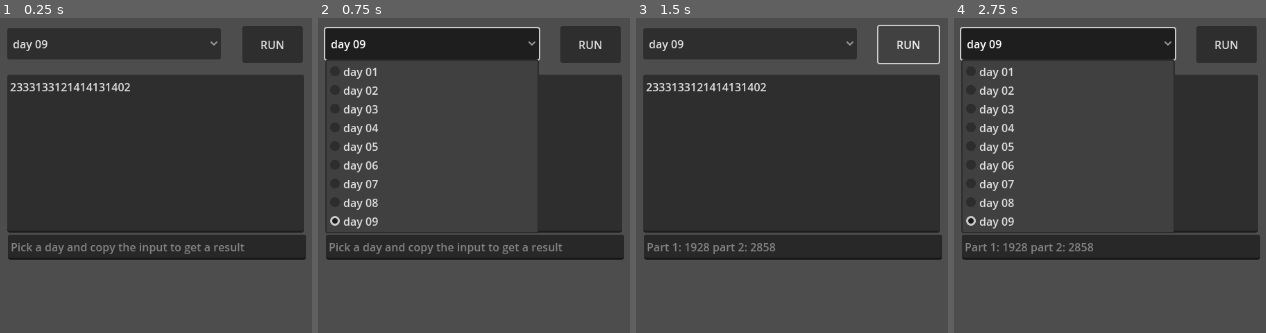
Above: before the commit, frames 1-4 (left to right).
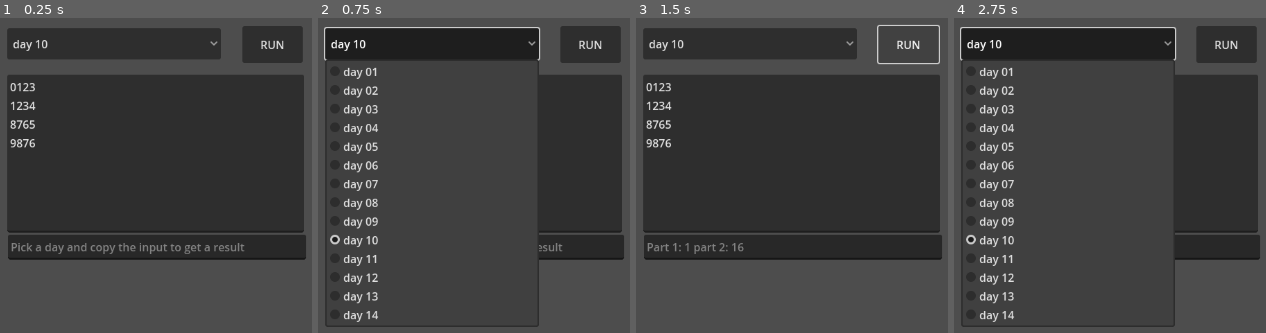
Above: after the commit, the same moments.

Repository: jacopofar/advent2024-godot
Game: Godot game, scene res://day_selector.tscn
Same seed, same stepped clock (60 frames per second), same inputs: the game is played once before the commit and once after it.
Inputs:
- Up to frame 1 (0.25 s): no input
- Up to frame 2 (0.75 s): click "day 09" (after the commit: "day 10") at 0.5 s
- Up to frame 3 (1.5 s): click "RUN" at 1.25 s
- Up to frame 4 (2.75 s): click "day 09" (after the commit: "day 10") at 2 s

The runs differ from the first frame. In frame 1, 1.0% of the frame differs, in the area x 3-42%, y 6-42%; in frame 2, 2.7%, in the area x 2-71%, y 6-99%; in frame 3, 1.3%; in frame 4, 2.5%.

Commit message:
Add day 10

Diff:
--- /dev/null
+++ b/day10.tscn
@@ -0,0 +1,6 @@
+[gd_scene load_steps=2 format=3 uid="uid://dx54f0ya8k8e5"]
+
+[ext_resource type="Script" uid="uid://4gww3c7kxi0v" path="res://day_10.gd" id="1_r5og3"]
+
+[node name="Day10" type="Node2D"]
+script = ExtResource("1_r5og3")
--- /dev/null
+++ b/day_10.gd
@@ -0,0 +1,50 @@
+extends Node2D
+
+func find_trail_ends(start: Vector2i, heights: Dictionary[Vector2i, int]) -> Dictionary[Vector2i, int]:
+	var current_height = heights[start]
+	var ret: Dictionary[Vector2i, int] = {}
+	for dir in [Vector2i(1, 0), Vector2i(-1, 0), Vector2i(0, 1), Vector2i(0, -1)]:
+		var next_one = start + dir
+		if not heights.has(next_one):
+			continue
+		if current_height == 8 and heights[next_one] == 9:
+			ret[next_one] = 1
+			continue
+		if heights[next_one] == current_height + 1:
+			for e in find_trail_ends(next_one, heights):
+				ret[e] = 1
+	return ret
+
+func count_trail_paths(start: Vector2i, heights: Dictionary[Vector2i, int]) -> int:
+	var current_height = heights[start]
+	var ret: int = 0
+	for dir in [Vector2i(1, 0), Vector2i(-1, 0), Vector2i(0, 1), Vector2i(0, -1)]:
+		var next_one = start + dir
+		if not heights.has(next_one):
+			continue
+		if current_height == 8 and heights[next_one] == 9:
+			ret += 1
+			continue
+		if heights[next_one] == current_height + 1:
+			ret += count_trail_paths(next_one, heights)
+	return ret
+
+
+func solve(input: String) -> void:
+	var rows = input.split("\n", false)
+	var heights: Dictionary[Vector2i, int] = {}
+	for ri in range(len(rows)):
+		for ci in range(len(rows[0])):
+			heights[Vector2i(ri, ci)] = int(rows[ri][ci])
+	var tot1 = 0
+	var tot2 = 0
+	for p in heights.keys():
+		if heights[p] != 0:
+			continue
+		print("found starting point ", p)
+		var ends = find_trail_ends(p, heights)
+		tot1 += ends.size()
+		print("trail count: ", count_trail_paths(p, heights))
+		tot2 += count_trail_paths(p, heights)
+
+	get_parent().set_solution("Part 1: {0} part 2: {1}".format([tot1, tot2]))
--- a/day_selector.tscn
+++ b/day_selector.tscn
@@ -10,7 +10,10 @@
 offset_top = 89.0
 offset_right = 512.0
 offset_bottom = 317.0
-text = "2333133121414131402"
+text = "0123
+1234
+8765
+9876"
 placeholder_text = "got a problem?"
 
 [node name="DaySelector" type="OptionButton" parent="."]
@@ -18,8 +21,8 @@
 offset_top = 22.0
 offset_right = 392.0
 offset_bottom = 67.0
-selected = 8
-item_count = 9
+selected = 9
+item_count = 14
 popup/item_0/text = "day 01"
 popup/item_0/id = 0
 popup/item_1/text = "day 02"
@@ -38,6 +41,16 @@
 popup/item_7/id = 7
 popup/item_8/text = "day 09"
 popup/item_8/id = 8
+popup/item_9/text = "day 10"
+popup/item_9/id = 9
+popup/item_10/text = "day 11"
+popup/item_10/id = 10
+popup/item_11/text = "day 12"
+popup/item_11/id = 11
+popup/item_12/text = "day 13"
+popup/item_12/id = 12
+popup/item_13/text = "day 14"
+popup/item_13/id = 13
 
 [node name="Button" type="Button" parent="."]
 anchors_preset = 8
Not shown, added: day_10.gd.uid
Not shown, changed: README.md
